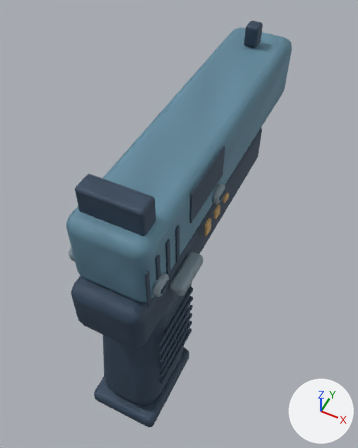
What one commit did to the glTF model models/csgo/anime-glock.glb.
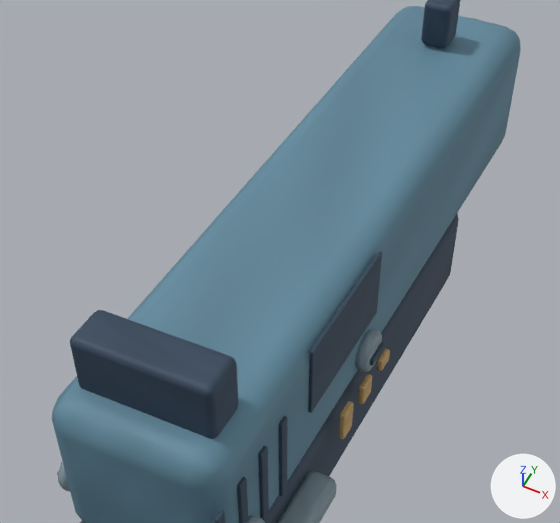
Old and new are each drawn whole from a 50 mm camera at (0.094, -0.165, 0.213) aimed at (-0.008, 0.04, -0.043) and again close up on the part from 11% to 87% of the width and 5% to 62% of the height. The axes (+X, +Y, +Z) are drawn at lower right. The lights are the same throughout. The older version's two pictures come first. Where no turn or scale is listed for an object, it has been applied to the vertices. Vertices at exactly the same position are counted once.

The first close-up shows 'slide_Polymer', 'slide_Weapon finish / Parkerized steel', 'weapon_Etched brass detail', 'weapon_Machined edges', 'weapon_Polymer'.
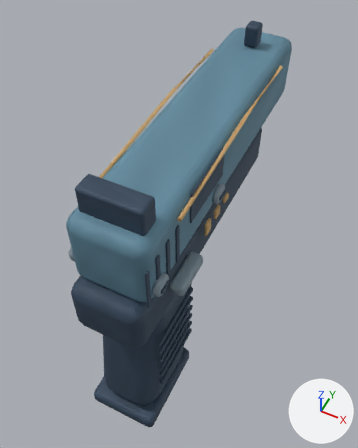
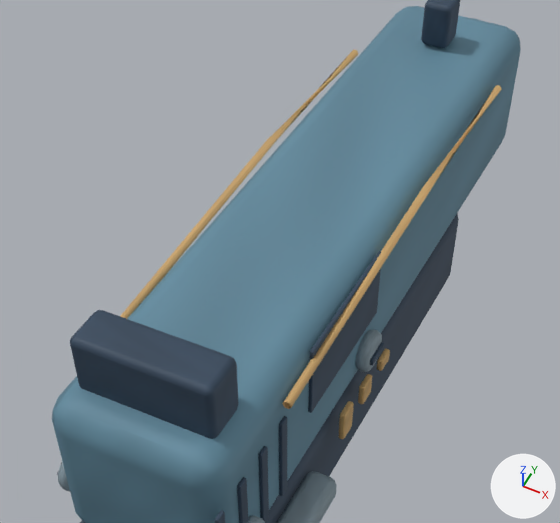
Boxes (x1, y1, x2, y2) around the edits, measured in the close-ups (560 x 523 px):
'weapon_Etched brass detail', reshaped: before (338, 349, 390, 439); after (120, 49, 502, 439)
part 1 of me_cube_023, added: after (120, 49, 358, 319)
part 2 of me_cube_023, added: after (282, 85, 502, 409)

Patch to the scene script:
```diff
--- a/models/csgo/anime-glock.glb.py
+++ b/models/csgo/anime-glock.glb.py
@@ me_cube_023 @@
 # used by ob_weapon_etched_brass_detail; location = (-0.025, 0.035, 0.002)
-me_cube_023.from_pydata(...)  # 576 vertices, 1128 faces; spans x -0.0009..0.0509, y -0.029..0.003, z -0.005..0.005
+me_cube_023.from_pydata(...)  # 612 vertices, 1176 faces; spans x -0.0009..0.0509, y -0.06..0.085, z -0.005..0.044
+# me_cube_023 part 1: a new loose piece of 18 vertices spanning x -0.0002..0.0022, y -0.06..0.085, z 0.038..0.044, in mat_etched_brass_detail (picture img_painted_etched_brass_detail)
+# me_cube_023 part 2: a new loose piece of 18 vertices spanning x 0.0478..0.0502, y -0.06..0.085, z 0.038..0.044, in mat_etched_brass_detail (picture img_painted_etched_brass_detail)
 me_cube_023.materials.append(mat_etched_brass_detail)
```
